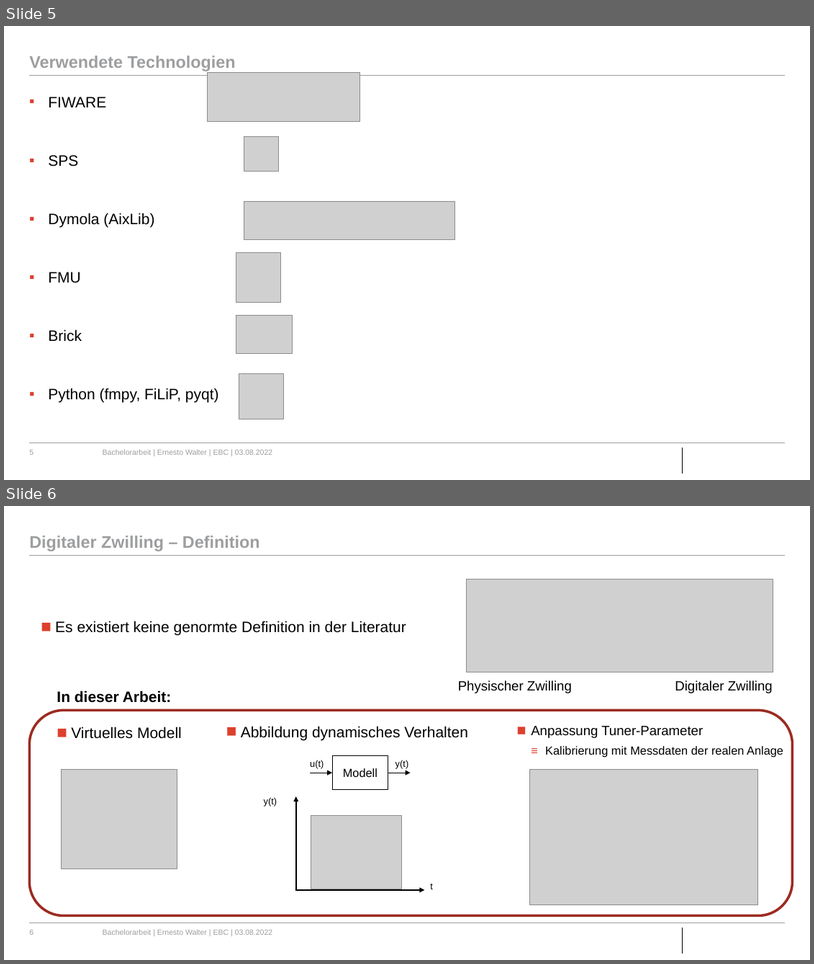
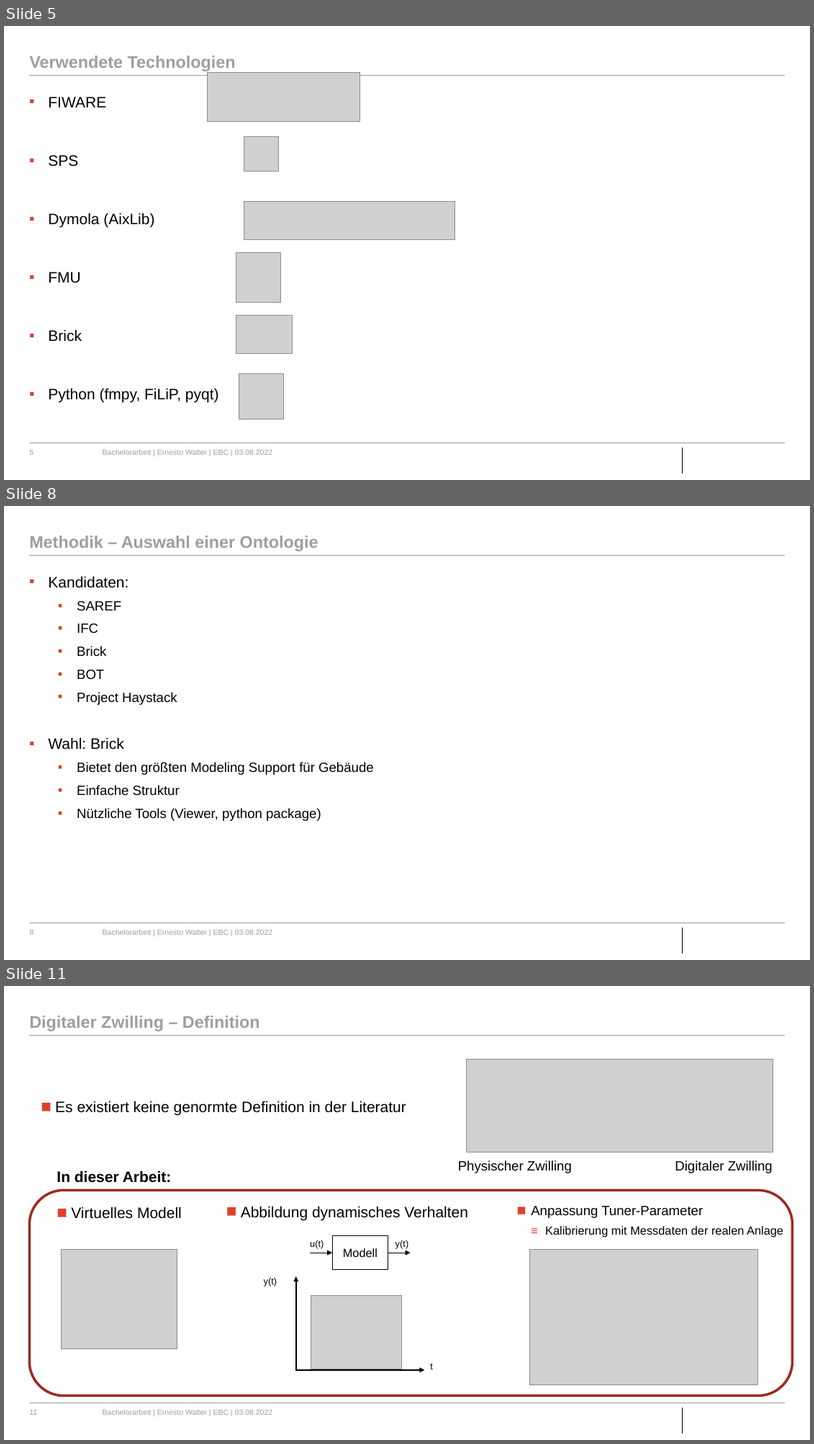
Before and after one commit to ErnestoVivas/FiBEM, a slide deck: docs/BA_Bergfest_Ernesto.pptx. Shown one above the other, each under a label of ours: slides 5 and 6 before the commit, slides 5, 8 and 11 after it; the slides between them are not shown. The pictures are 814x964 and 814x1444 pixels, drawn with LibreOffice and Linux fonts; fonts in the diff are those of the drawing; grey boxes stand for pictures; background and template pictures are left out. Boxes give left, top, right and bottom in pixels: in the first picture for what was removed or moved away, otherwise in the second. Text is boxed around its words. In the diff, an @@ line names an element or a change of style, - is before the commit and + after.

```diff
--- a/docs/BA_Bergfest_Ernesto.pptx
+++ b/docs/BA_Bergfest_Ernesto.pptx
@@ slide 8 added at (x1=4, y1=506, x2=810, y2=960), background #FFFFFF; not listed: 5 template elements that a slide beside it also shows @@
@@ title added at (x1=29, y1=536, x2=319, y2=551), 20 pt, text #9D9EA0, bold @@
+Methodik – Auswahl einer Ontologie
@@ text added at (x1=48, y1=576, x2=374, y2=821), 16 pt, text #000000 @@
+▪ Kandidaten:
+  ▪ SAREF
+  ▪ IFC
+  ▪ Brick
+  ▪ BOT
+  ▪ Project Haystack
+▪ Wahl: Brick
+  ▪ Bietet den größten Modeling Support für Gebäude
+  ▪ Einfache Struktur
+  ▪ Nützliche Tools (Viewer, python package)
@@ what was slide 6 is now slide 11 @@
@@ page number at (x1=29, y1=1409, x2=37, y2=1414): text changed @@
-6
+11
```
Also in this commit, not shown: 1 slide changed, 4 other slides added, 2 other files.
